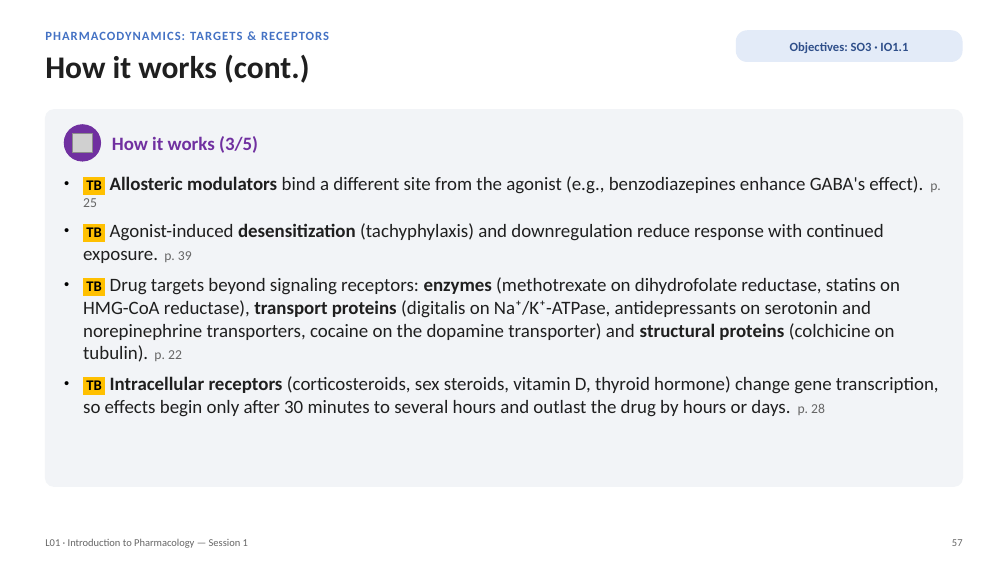
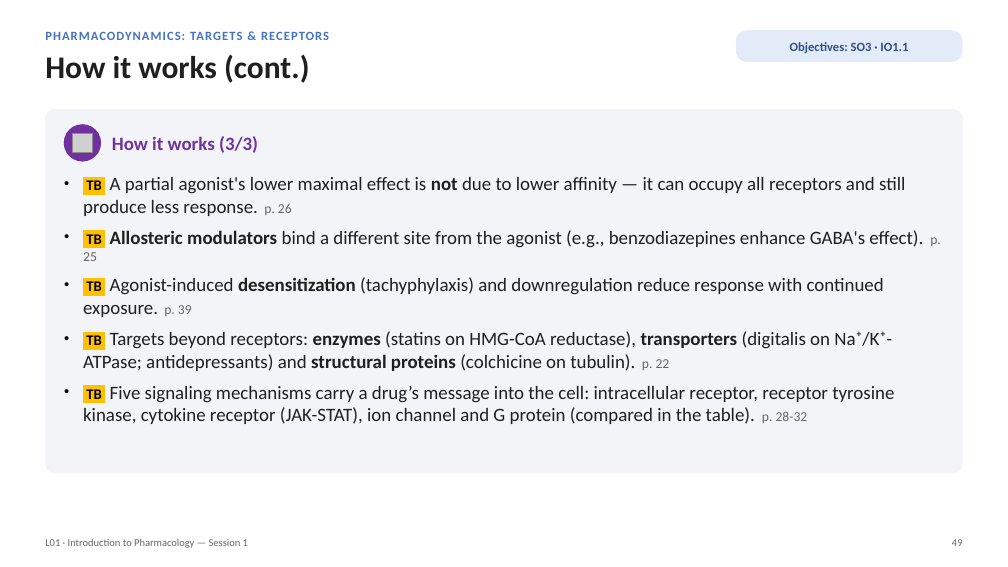
Before and after one commit to bishwokrit/DPAS-Pharm, a slide deck: slide 49 of docs/L01/L01_Unit_1_Introduction_to_Pharmacology_Session_1_study_deck.pptx (slide 57 before the commit). Drawn at 1008x567 pixels with LibreOffice and Linux fonts; fonts in the diff are those of the drawing; grey boxes stand for pictures. Boxes give left, top, right and bottom in pixels: in the first picture for what was removed or moved away, otherwise in the second. Text is boxed around its words. In the diff, an @@ line names an element or a change of style, - is before the commit and + after.

```diff
--- a/docs/L01/L01_Unit_1_Introduction_to_Pharmacology_Session_1_study_deck.pptx
+++ b/docs/L01/L01_Unit_1_Introduction_to_Pharmacology_Session_1_study_deck.pptx
@@ rounded rectangle: place and size @@
-rounded rectangle at box(45, 110, 963, 487)
+rounded rectangle at box(45, 110, 963, 473)
@@ rounded rectangle at box(45, 110, 963, 473): proportions changed @@
@@ text at box(112, 136, 258, 153): text changed @@
-How it works (3/5)
+How it works (3/3)
@@ text at box(83, 177, 905, 216): paragraph added @@
+• TB A partial agonist's lower maximal effect is not due to lower affinity — it can occupy all receptors and still produce less response. p. 26
@@ text at box(83, 331, 894, 424): text changed @@
-• TB Drug targets beyond signaling receptors: enzymes (methotrexate on dihydrofolate reductase, statins on HMG-CoA reductase), transport proteins (digitalis on Na⁺/K⁺-ATPase, antidepressants on serotonin and norepinephrine transporters, cocaine on the dopamine transporter) and structural proteins (colchicine on tubulin). p. 22
-• TB Intracellular receptors (corticosteroids, sex steroids, vitamin D, thyroid hormone) change gene transcription, so effects begin only after 30 minutes to several hours and outlast the drug by hours or days. p. 28
+• TB Targets beyond receptors: enzymes (statins on HMG-CoA reductase), transporters (digitalis on Na⁺/K⁺-ATPase; antidepressants) and structural proteins (colchicine on tubulin). p. 22
+• TB Five signaling mechanisms carry a drug’s message into the cell: intracellular receptor, receptor tyrosine kinase, cytokine receptor (JAK-STAT), ion channel and G protein (compared in the table). p. 28-32
@@ text at box(952, 539, 963, 546): text changed @@
-57
+49
```
Also in this commit, not shown: 102 other slides changed, 1 slide added, 26 slides removed, 46 other files.
